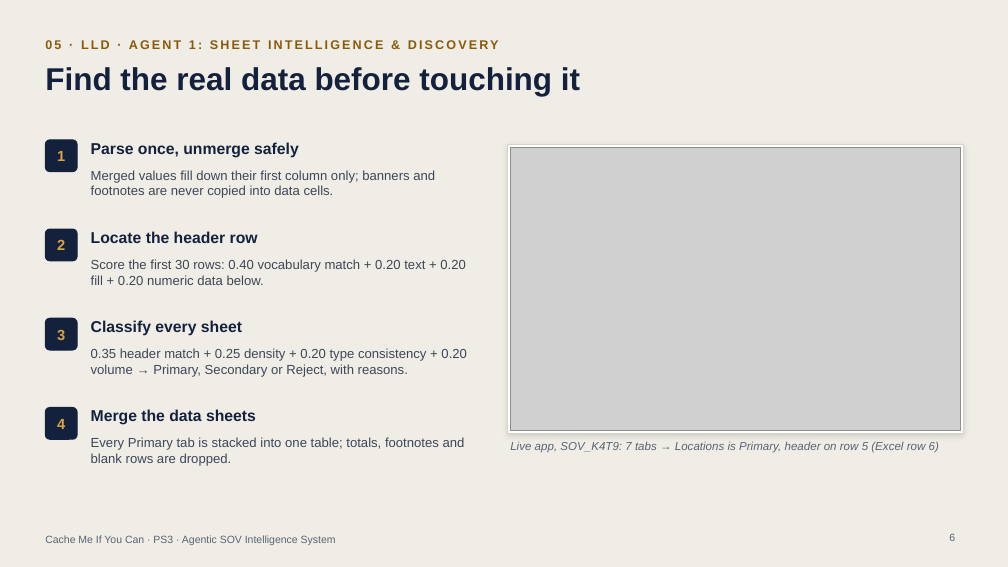
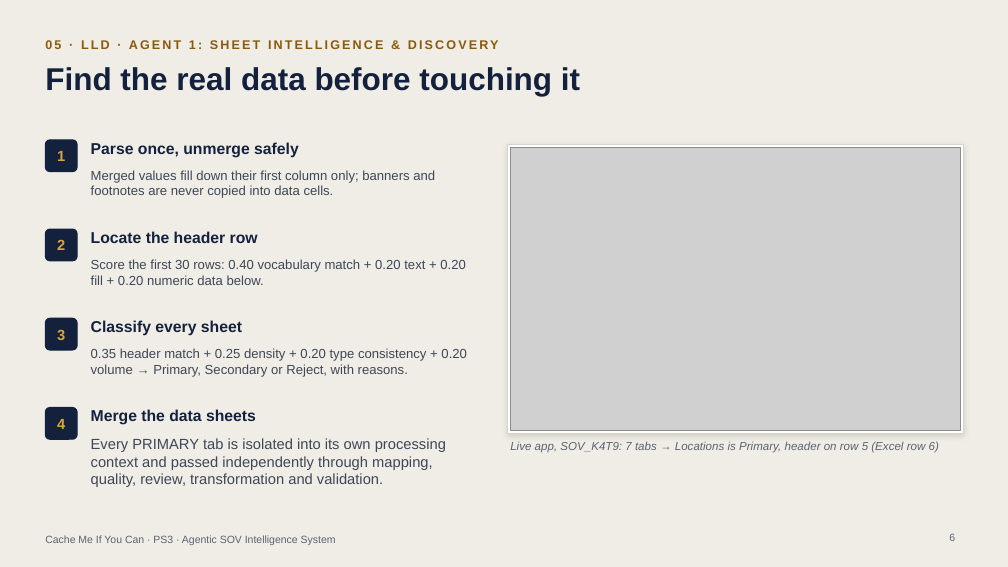
Before and after one commit to Dishan18/Adrosonic_Hackathon, a slide deck: slide 6 of CacheMeIfYouCan_PS3_Final.pptx. Drawn at 1008x567 pixels with LibreOffice and Linux fonts; fonts in the diff are those of the drawing; grey boxes stand for pictures. Boxes give left, top, right and bottom in pixels: in the first picture for what was removed or moved away, otherwise in the second. Text is boxed around its words. In the diff, an @@ line names an element or a change of style, - is before the commit and + after.

```diff
--- a/CacheMeIfYouCan_PS3_Final.pptx
+++ b/CacheMeIfYouCan_PS3_Final.pptx
@@ text at <box>91,438,446,487</box>: text changed; size 12.5 to 14 pt @@
-Every Primary tab is stacked into one table; totals, footnotes and blank rows are dropped.
+Every PRIMARY tab is isolated into its own processing context and passed independently through mapping, quality, review, transformation and validation.
```
Also in this commit, not shown: 5 other slides changed, 12 other files.
